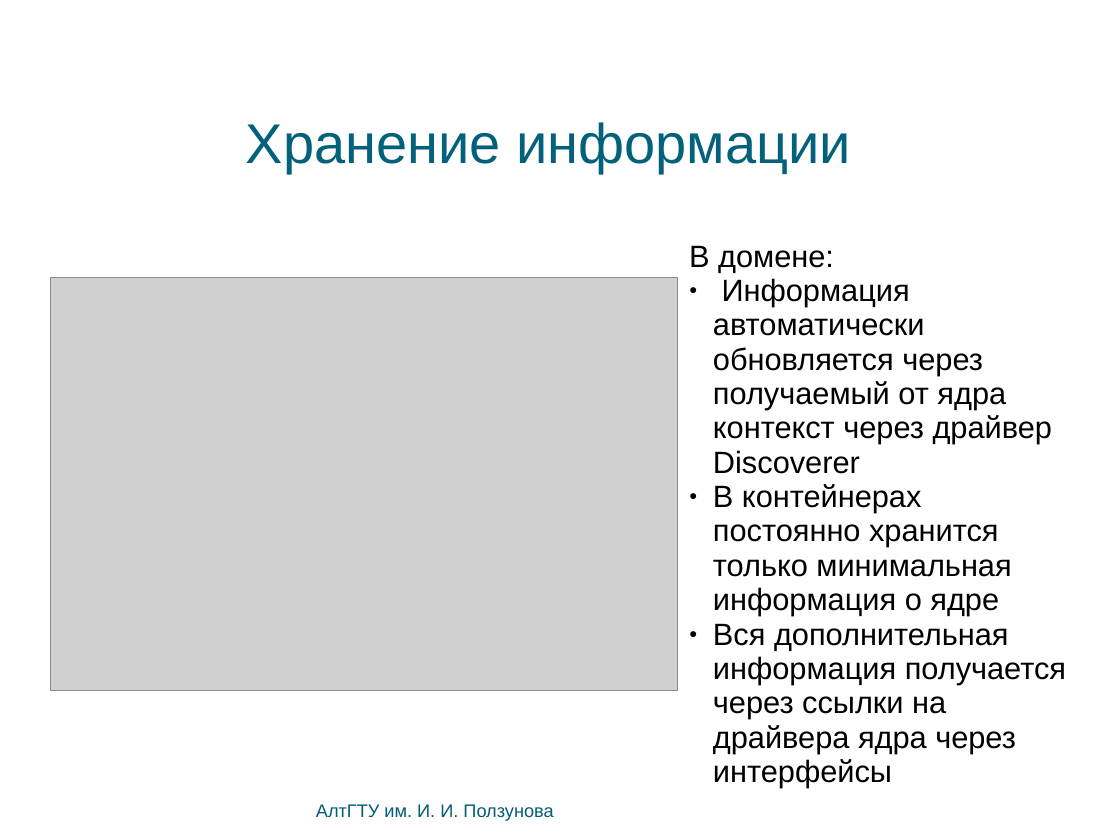
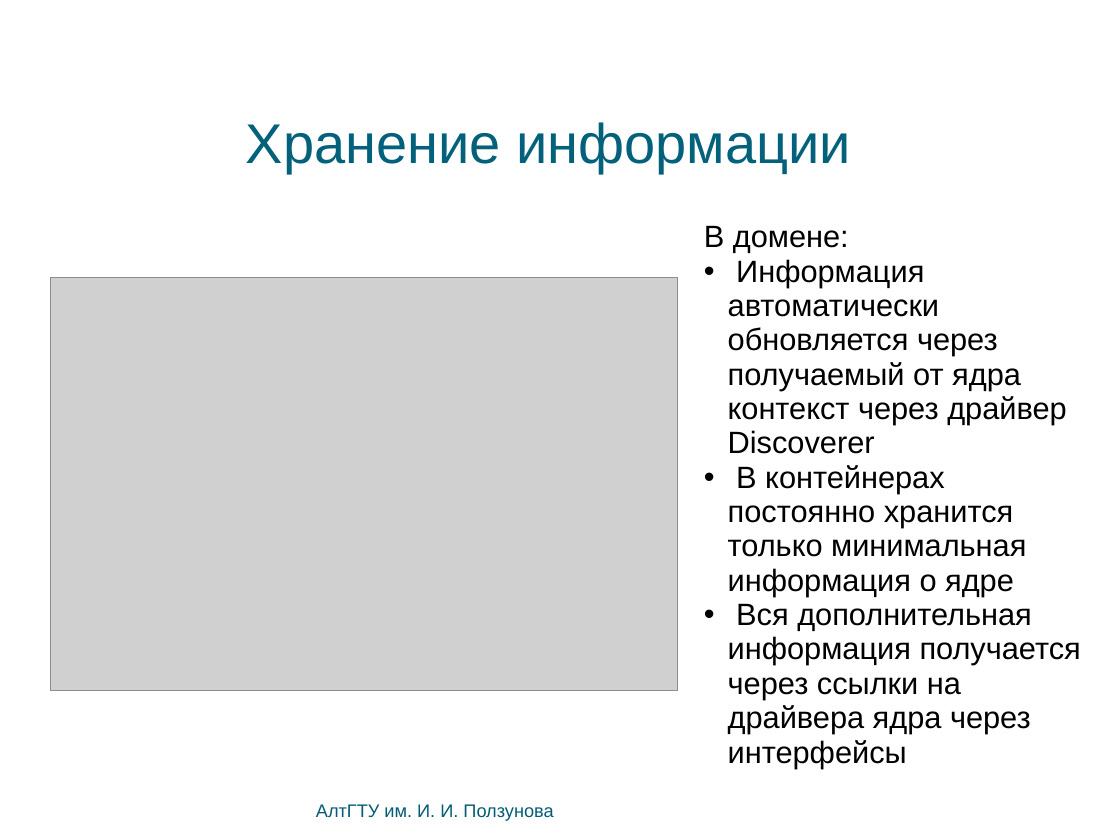
Before and after one commit to bluerain/snoopy, a slide deck: slide 9 of diploma/trunk/ppt/starovoitov.ppt (slide 8 before the commit). Drawn at 1120x840 pixels with LibreOffice and Linux fonts; fonts in the diff are those of the drawing; grey boxes stand for pictures; background and template pictures are left out. Boxes give left, top, right and bottom in pixels: in the first picture for what was removed or moved away, otherwise in the second. Text is boxed around its words. In the diff, an @@ line names an element or a change of style, - is before the commit and + after.

```diff
--- a/diploma/trunk/ppt/starovoitov.ppt
+++ b/diploma/trunk/ppt/starovoitov.ppt
@@ text "В домене:": place and size @@
-text "В домене:" at box(689, 245, 1066, 753)
+text "В домене:" at box(704, 225, 1081, 734)
@@ text at box(728, 259, 1081, 734): bullet ● to • @@
```
Also in this commit, not shown: 4 other slides changed, 2 other files.
